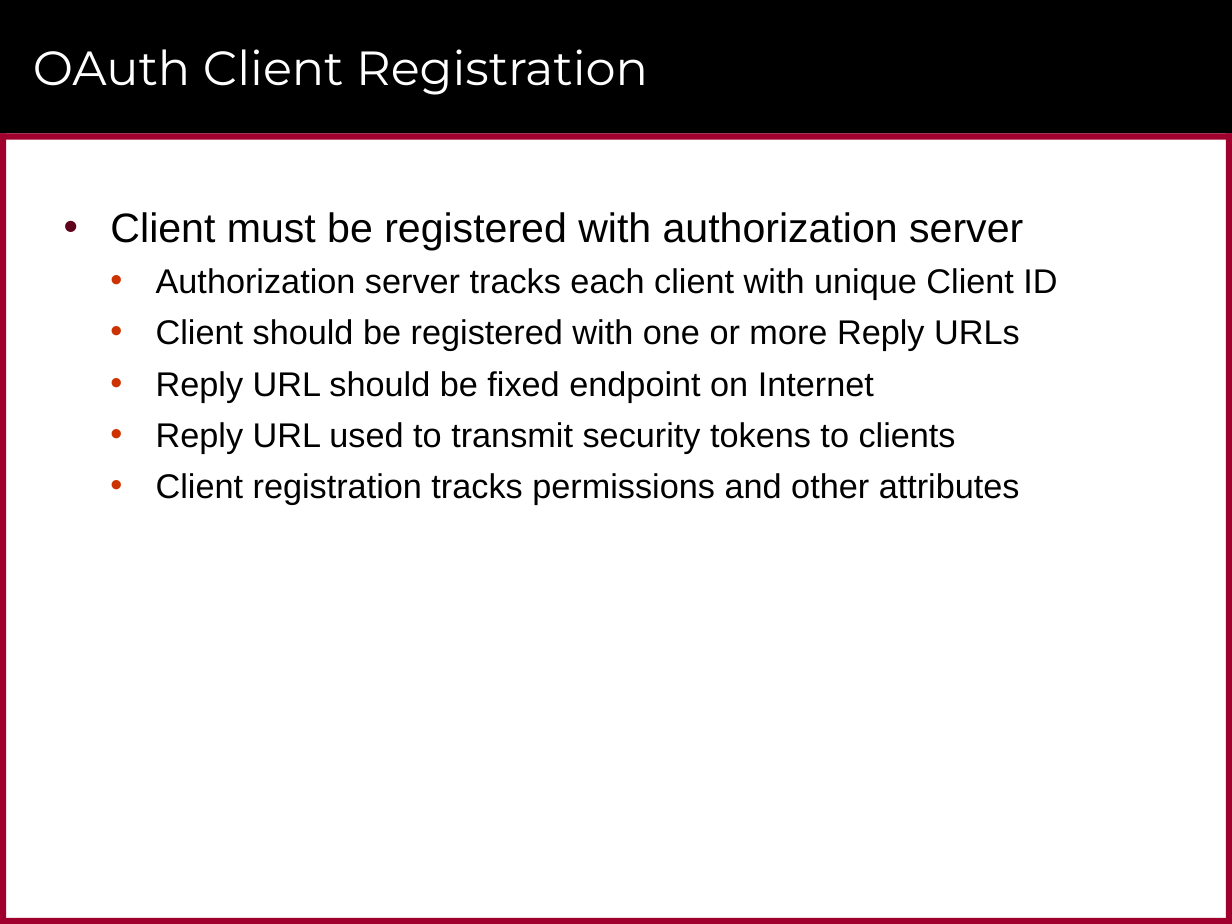
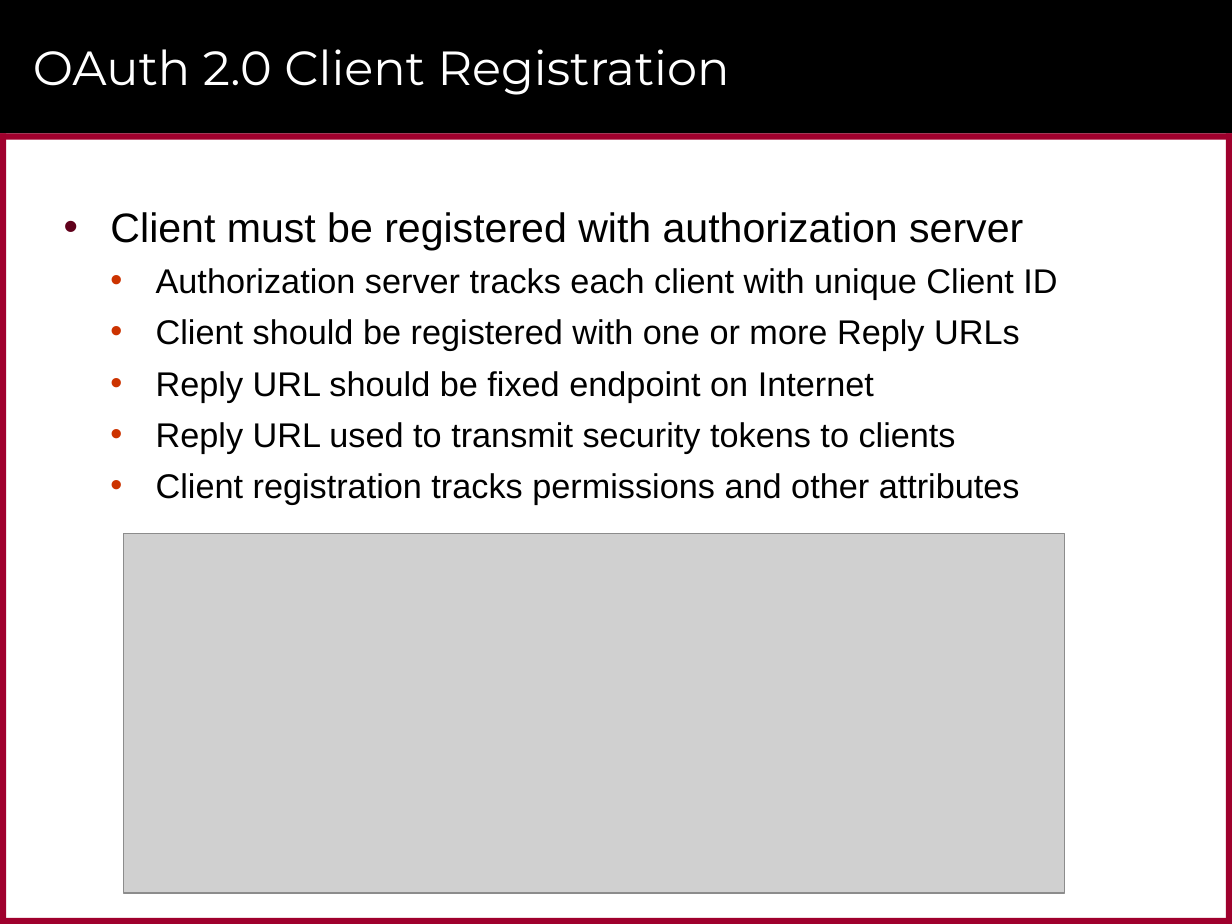
Before and after one commit to CriticalPathTraining/MSD365_Courseware, a slide deck: slide 5 of 07 AzureActiveDirectory.pptx (slide 7 before the commit). Drawn at 1232x924 pixels with LibreOffice and Linux fonts; fonts in the diff are those of the drawing; grey boxes stand for pictures; background and template pictures are left out. Boxes give left, top, right and bottom in pixels: in the first picture for what was removed or moved away, otherwise in the second. Text is boxed around its words. In the diff, an @@ line names an element or a change of style, - is before the commit and + after.

```diff
--- a/07 AzureActiveDirectory.pptx
+++ b/07 AzureActiveDirectory.pptx
@@ title at <box>33,49,730,95</box>: text changed @@
-OAuth Client Registration
+OAuth 2.0 Client Registration
@@ picture added at <box>123,533,1064,893</box> @@
```
Also in this commit, not shown: 15 other slides changed, 22 slides added, 15 slides removed, 15 other files.
